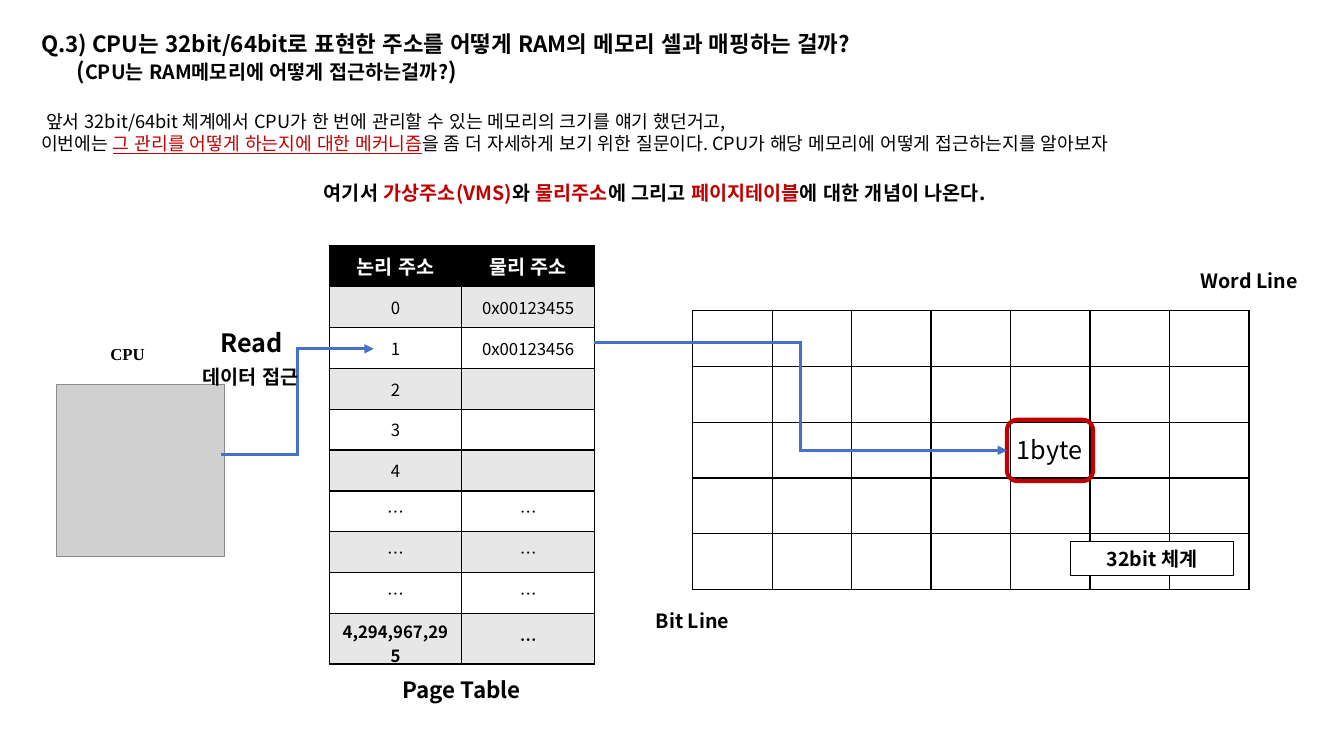
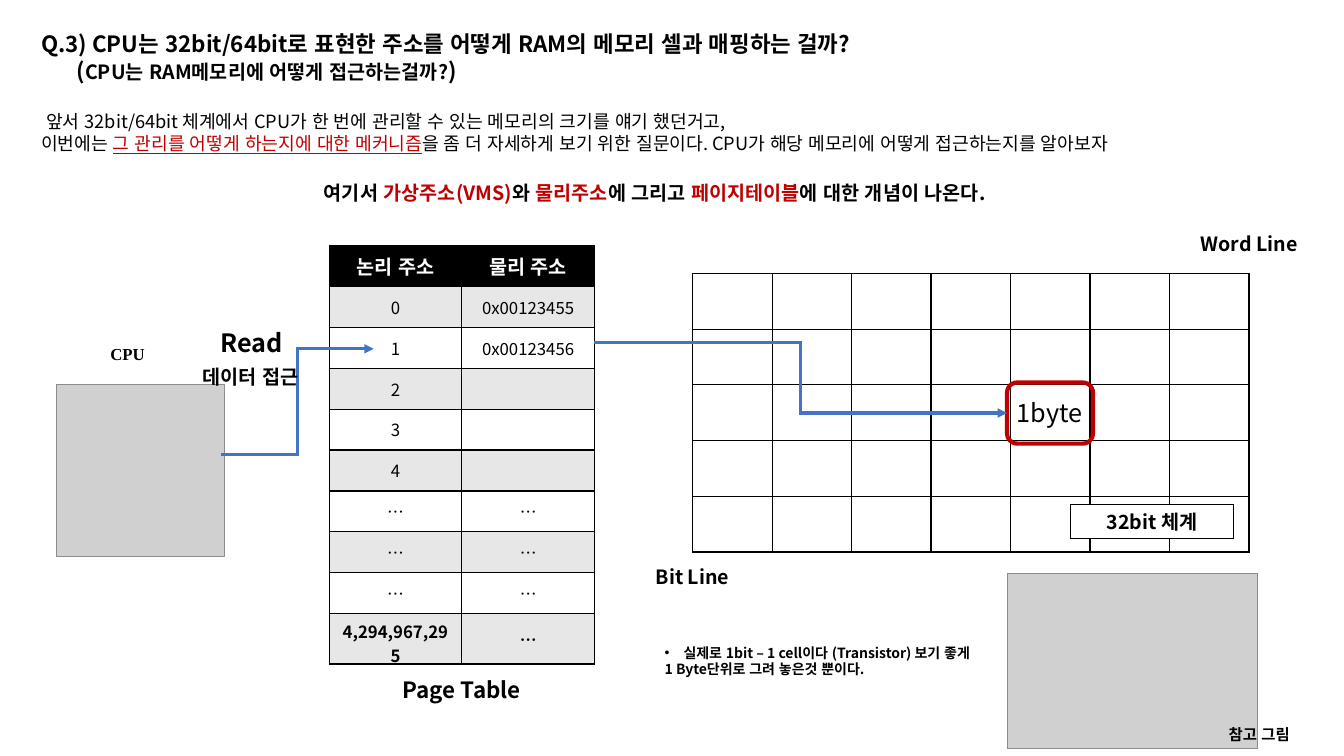
Before and after one commit to taehyuklee/C-CppStudy, a slide deck: slide 6 of CSwithC/CS-explanation.pptx. Drawn at 1344x756 pixels with LibreOffice and Linux fonts; fonts in the diff are those of the drawing; grey boxes stand for pictures. Boxes give left, top, right and bottom in pixels: in the first picture for what was removed or moved away, otherwise in the second. Text is boxed around its words. In the diff, an @@ line names an element or a change of style, - is before the commit and + after.

```diff
--- a/CSwithC/CS-explanation.pptx
+++ b/CSwithC/CS-explanation.pptx
@@ text "Word Line": place and size @@
-text "Word Line" at [1201, 272, 1297, 289]
+text "Word Line" at [1201, 235, 1297, 252]
@@ elbow arrow moved from (595, 343) - (1007, 451) to (595, 343) - (1007, 413) @@
@@ 1 text, 1 table, 1 rounded rectangle: place and size @@
-1 text, 1 table, 1 rounded rectangle at [693, 311, 1250, 589]
+1 text, 1 table, 1 rounded rectangle at [693, 273, 1250, 552]
@@ rectangle "32bit 체계": place and size @@
-rectangle "32bit 체계" at [1071, 542, 1234, 577]
+rectangle "32bit 체계" at [1071, 505, 1234, 539]
@@ text "Bit Line": place and size @@
-text "Bit Line" at [656, 612, 729, 629]
+text "Bit Line" at [656, 568, 729, 585]
@@ picture added at [1007, 574, 1258, 749] @@
@@ text added at [665, 646, 970, 677], 10 pt, text #000000, bold @@
+• 실제로 1bit – 1 cell이다 (Transistor) 보기 좋게
+1 Byte단위로 그려 놓은것 뿐이다.
@@ text added at [1229, 727, 1289, 742], 11 pt, text #000000, bold @@
+참고 그림
```
Also in this commit, not shown: 2 other slides changed, 1 slide added.
